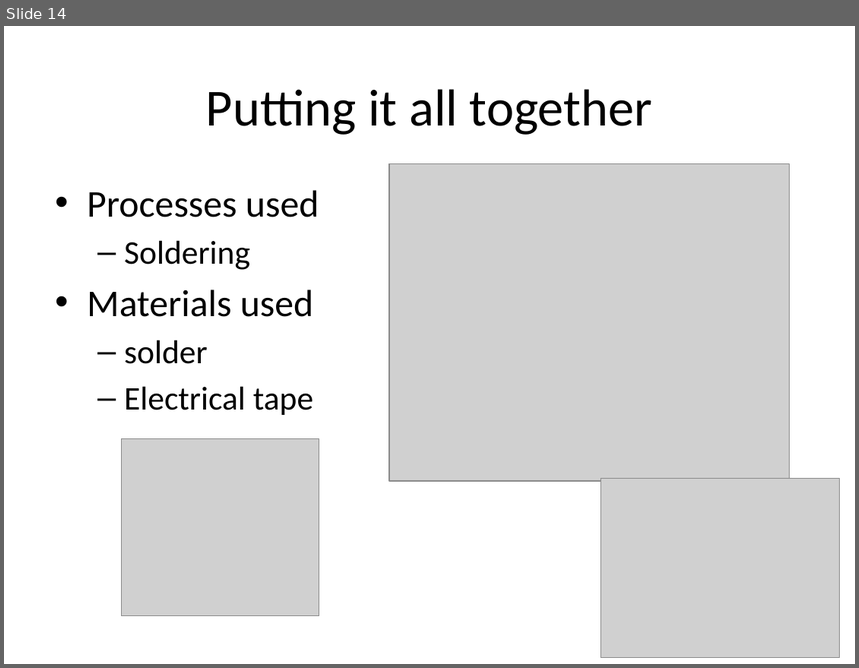
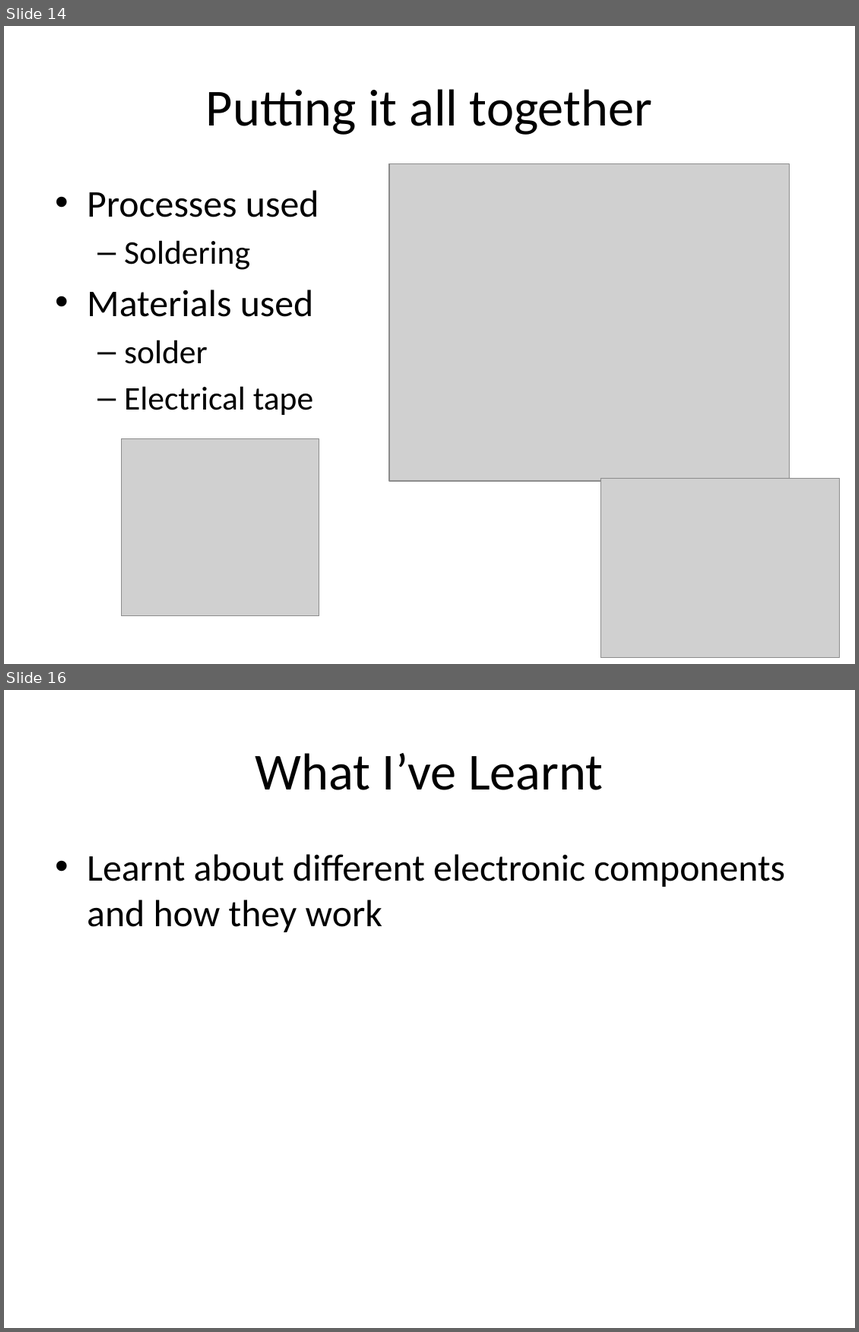
Before and after one commit to AngrySaltyFish/EPQ, a slide deck: EPQ – Artefact.pptx. Shown one above the other, each under a label of ours: slide 14 before the commit, slides 14 and 16 after it; the slides between them are not shown. The pictures are 859x668 and 859x1332 pixels, drawn with LibreOffice and Linux fonts; fonts in the diff are those of the drawing; grey boxes stand for pictures. Boxes give left, top, right and bottom in pixels: in the first picture for what was removed or moved away, otherwise in the second. Text is boxed around its words. In the diff, an @@ line names an element or a change of style, - is before the commit and + after.

```diff
--- a/EPQ – Artefact.pptx
+++ b/EPQ – Artefact.pptx
@@ slide 16 added at box(4, 690, 855, 1328), background #FFFFFF @@
@@ title added at box(256, 753, 604, 790), 44 pt, text #000000 @@
+What I’ve Learnt
@@ text added at box(87, 854, 785, 932), 32 pt, text #000000 @@
+• Learnt about different electronic components and how they work
```
Also in this commit, not shown: 4 slides changed, 1 other file.
